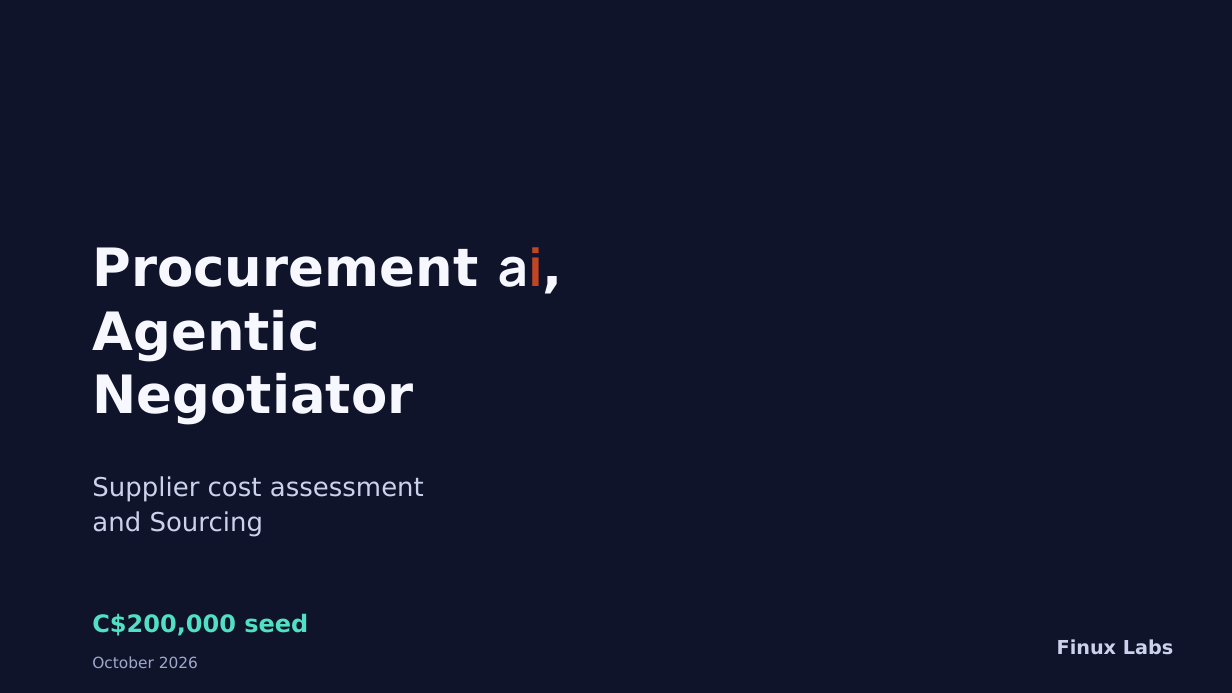
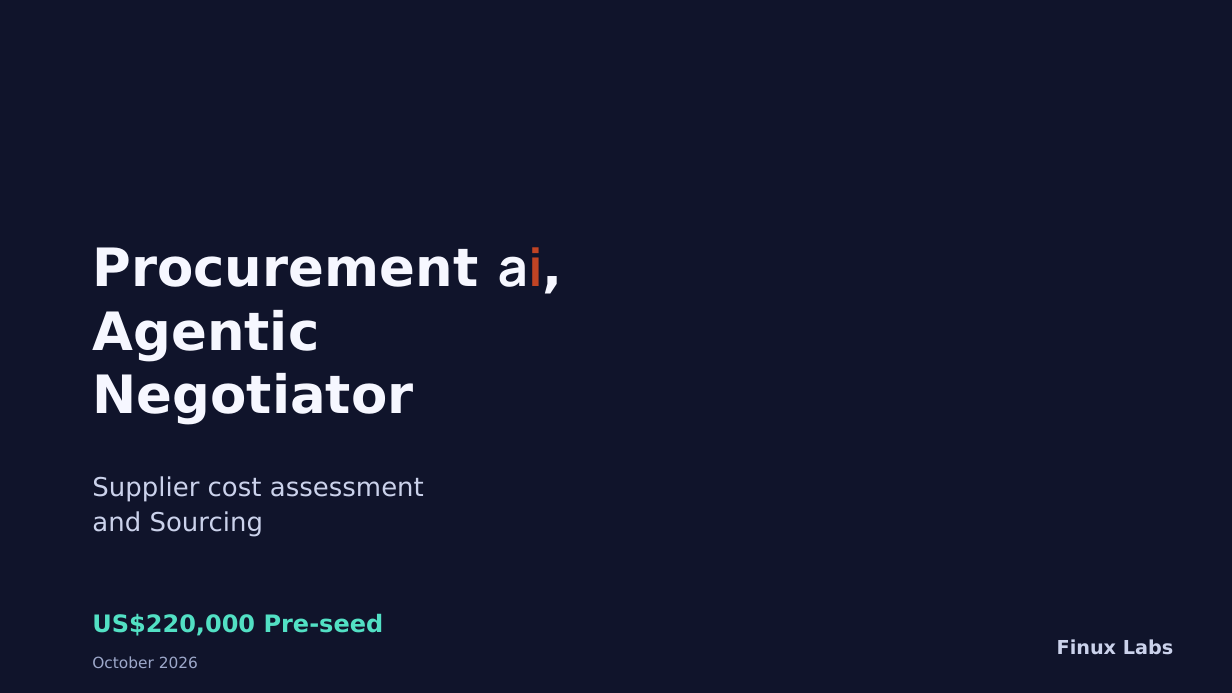
Before and after one commit to finuxlabs/FinuxLabs.github.io, a slide deck: slide 1 of docs/publish/pitch-agentic-procurement/Finux-Labs-Procurement-AI-Pitch-15-Slides.pptx. Drawn at 1232x693 pixels with LibreOffice and Linux fonts; fonts in the diff are those of the drawing; background and template pictures are left out. Boxes give left, top, right and bottom in pixels: in the first picture for what was removed or moved away, otherwise in the second. Text is boxed around its words. In the diff, an @@ line names an element or a change of style, - is before the commit and + after.

Commit message:
Update procurement pitch deck to USk Pre-seed and USD pricing across HTML, PDF, and PPTX

```diff
--- a/docs/publish/pitch-agentic-procurement/Finux-Labs-Procurement-AI-Pitch-15-Slides.pptx
+++ b/docs/publish/pitch-agentic-procurement/Finux-Labs-Procurement-AI-Pitch-15-Slides.pptx
@@ text at [92, 613, 384, 636]: text changed @@
-C$200,000 seed
+US$220,000 Pre-seed
```
Also in this commit, not shown: 15 other slides changed, 2 other files.
